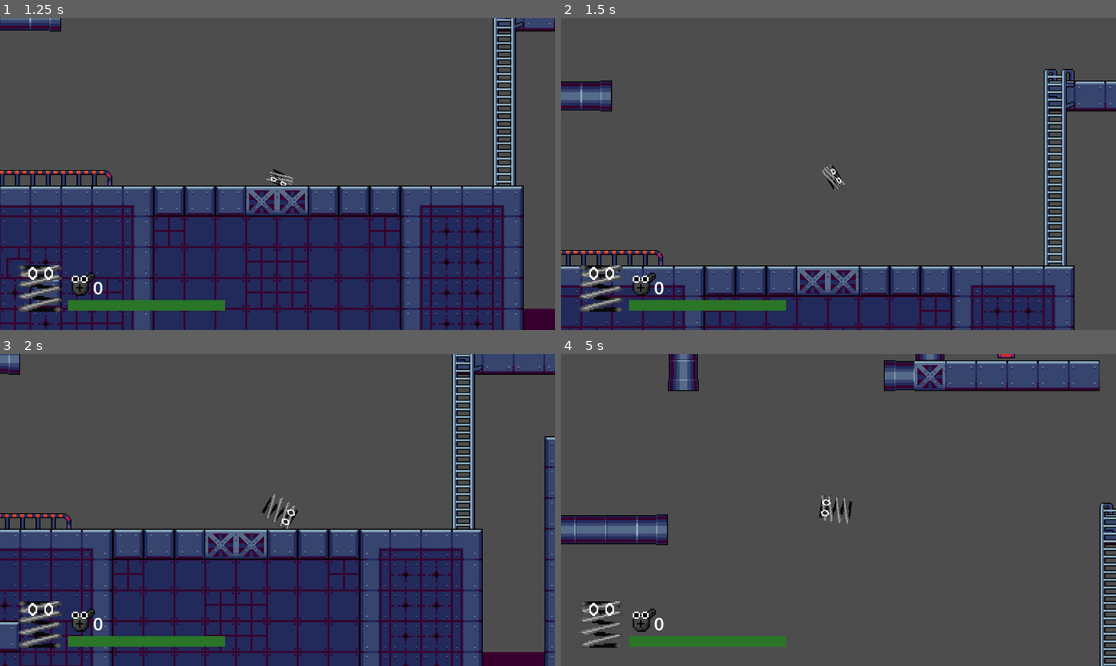
Above: before the commit, frames 1-4 (two rows, left to right).
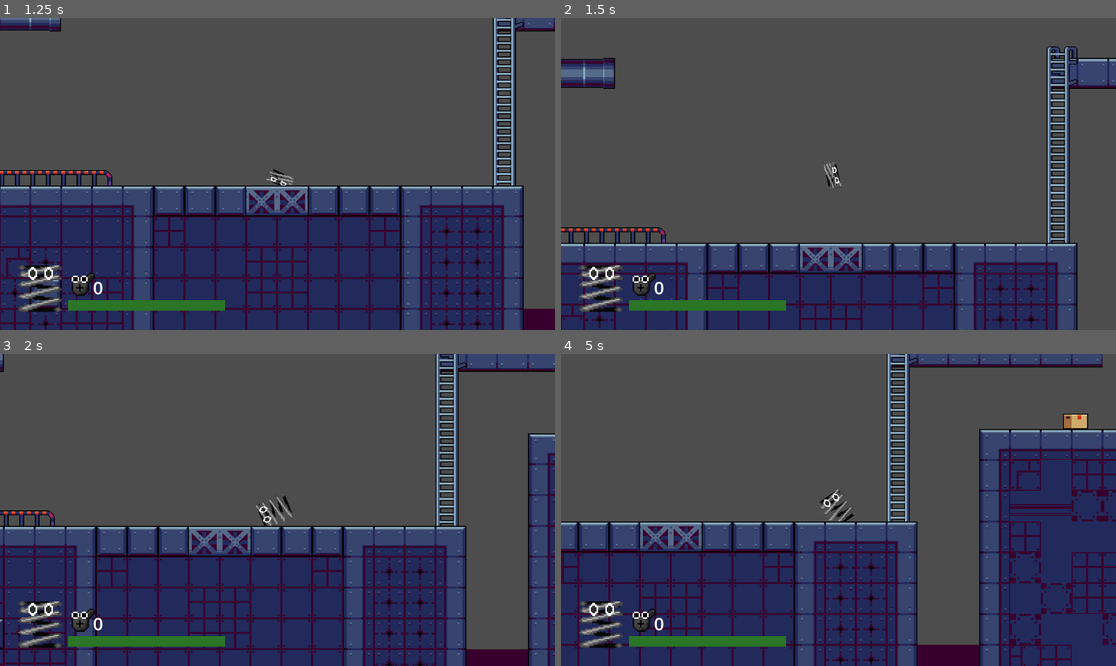
Above: after the commit, the same moments.

Repository: BenRoth0/Sprung
Game: Godot game, scene res://Scenes/game.tscn
Same seed, same stepped clock (60 frames per second), same inputs: the game is played once before the commit and once after it.
Inputs:
- Up to frame 1 (1.25 s): hold Right (right) from 0.53 s (still down); hold Space (compress) from 0.53 s (still down)
- Up to frame 2 (1.5 s): release Right (right) at 1.28 s; release Space (compress) at 1.28 s; hold Left (left) from 1.28 s (still down); tap Space (compress) at 1.35 s
- Up to frame 3 (2 s): keep holding Left (left)
- Up to frame 4 (5 s): release Left (left) at 2.03 s; hold Space (compress) 2.03-2.78 s; hold Right (right) 2.03-3.53 s; tap Up (open) at 2.1, 4.35 s; tap Space (compress) at 2.85, 4.55 s; hold Space (compress) 3.53-4.28 s; hold Left (left) from 3.53 s (still down)

Frame 1 is identical in both runs. In frame 2, 22% of the frame differs, in the area x 0-100%, y 9-100%; in frame 3, 25%; in frame 4, 54%, in the area x 0-100%, y 0-100%.

Commit message:
Added a slow time effect when compressing to make chaining easier.

Diff:
--- a/Sprung/Scripts/spring.gd
+++ b/Sprung/Scripts/spring.gd
@@ -8,6 +8,9 @@
 var charge     := 0.0;
 var start_pos  := Vector2.ZERO;
 var compressed := false;
+var air_slow_duration:float = 1.0  # seconds
+var air_slow_timer:float = 0.0
+var turn_speed := deg_to_rad(360)
 # Child nodes.
 @onready var animation_player: AnimationPlayer = $AnimationPlayer
 
@@ -22,10 +25,19 @@
 	#elif Input.is_action_just_released("compress") and compressed == true:
 		#animation_player.play_backwards("compress");
 
+func _physics_process(delta):
+	if Input.is_action_pressed("compress"):
+		if air_slow_timer > 0:
+			Engine.time_scale = 0.3
+			turn_speed = deg_to_rad(720);
+			air_slow_timer -= delta
+	else:
+		turn_speed = deg_to_rad(360);
+		Engine.time_scale = 1.0
+
 # ——— ROTATION ———
 func _integrate_forces(state:PhysicsDirectBodyState2D):
 	# Manual turn (steering angle)
-	var turn_speed := deg_to_rad(360)
 	if Input.is_action_pressed("left"):
 		rotation -= turn_speed * state.get_step()
 	elif Input.is_action_pressed("right"):
@@ -45,6 +57,7 @@
 		state.linear_velocity = launch_dir * force
 		animation_player.play_backwards("compress");
 		charge = 0;
+		air_slow_timer = air_slow_duration;
 		compressed = false;
 
 func take_damage(damage:int) -> void:
